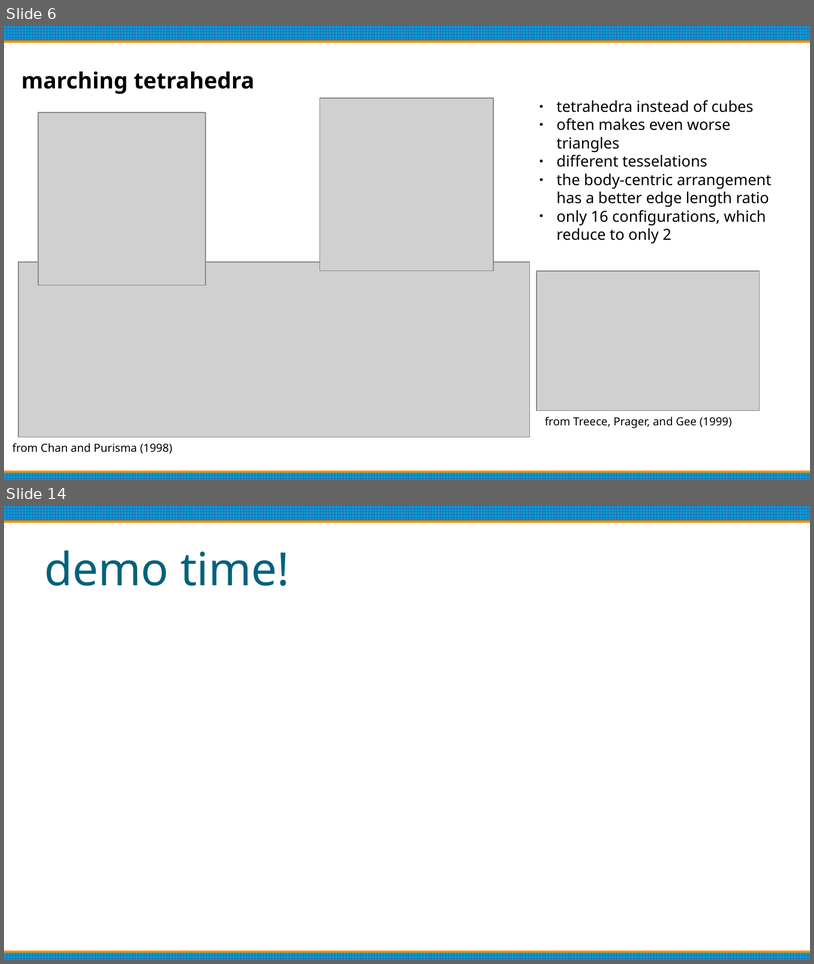
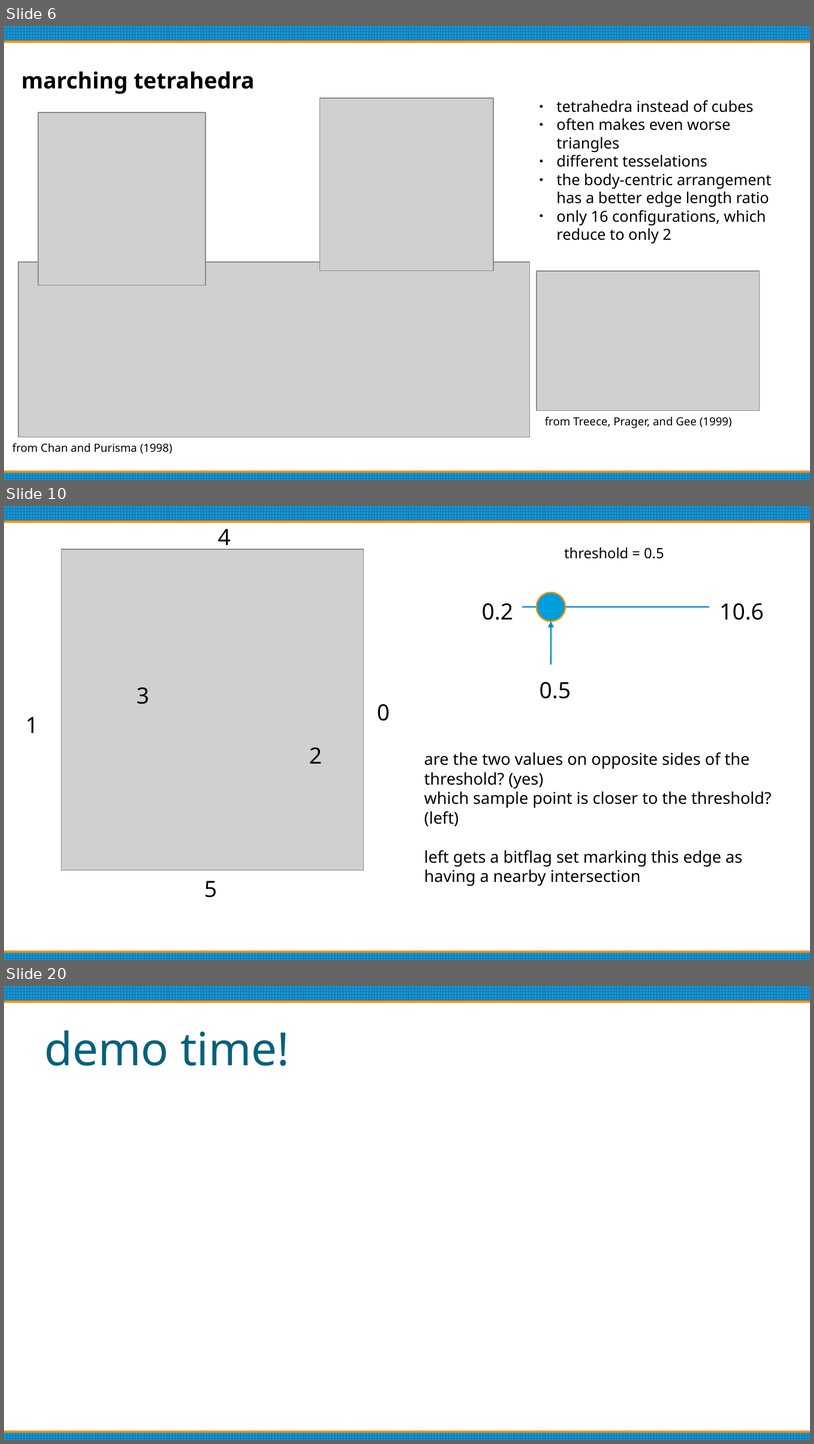
Before and after one commit to oculometric/marching-tetrahedra-fyp, a slide deck: doc/mid project review.odp. Shown one above the other, each under a label of ours: slides 6 and 14 before the commit, slides 6, 10 and 20 after it; the slides between them are not shown. The pictures are 814x964 and 814x1444 pixels, drawn with LibreOffice and Linux fonts; fonts in the diff are those of the drawing; grey boxes stand for pictures. Boxes give left, top, right and bottom in pixels: in the first picture for what was removed or moved away, otherwise in the second. Text is boxed around its words. In the diff, an @@ line names an element or a change of style, - is before the commit and + after.

```diff
--- a/doc/mid project review.odp
+++ b/doc/mid project review.odp
@@ slide 10 added at (x1=4, y1=506, x2=810, y2=960), background #FFFFFF; not listed: 2 template elements that a slide beside it also shows @@
@@ text added at (x1=218, y1=529, x2=231, y2=552), 22 pt, text #000000 @@
+4
@@ picture added at (x1=62, y1=549, x2=365, y2=870) @@
@@ text added at (x1=564, y1=547, x2=664, y2=559), 14 pt, text #000000 @@
+threshold = 0.5
@@ ellipse added at (x1=537, y1=592, x2=565, y2=621), fill #009EDA, outline #F49100 1.42 pt @@
@@ text added at (x1=482, y1=603, x2=514, y2=620), 22 pt, text #000000 @@
+0.2
@@ line added from (523, 607) to (710, 607), #008AC2 1.42 pt @@
@@ text added at (x1=720, y1=603, x2=764, y2=620), 22 pt, text #000000 @@
+10.6
@@ arrow added from (551, 665) to (551, 621), #008AC2 1.42 pt @@
@@ text added at (x1=540, y1=682, x2=572, y2=699), 22 pt, text #000000 @@
+0.5
@@ text added at (x1=137, y1=687, x2=149, y2=704), 22 pt, text #000000 @@
+3
@@ text added at (x1=26, y1=717, x2=38, y2=733), 22 pt, text #000000 @@
+1
@@ text added at (x1=377, y1=704, x2=390, y2=721), 22 pt, text #000000 @@
+0
@@ text added at (x1=309, y1=747, x2=322, y2=763), 22 pt, text #000000 @@
+2
@@ text added at (x1=425, y1=752, x2=772, y2=886), 16 pt, text #000000 @@
+are the two values on opposite sides of the threshold? (yes)
+which sample point is closer to the threshold? (left)
+left gets a bitflag set marking this edge as having a nearby intersection
@@ text added at (x1=204, y1=880, x2=217, y2=897), 22 pt, text #000000 @@
+5
@@ what was slide 14 is now slide 20 @@
```
Also in this commit, not shown: 5 slides changed, 7 other slides added, 3 slides removed, 1 other file.
